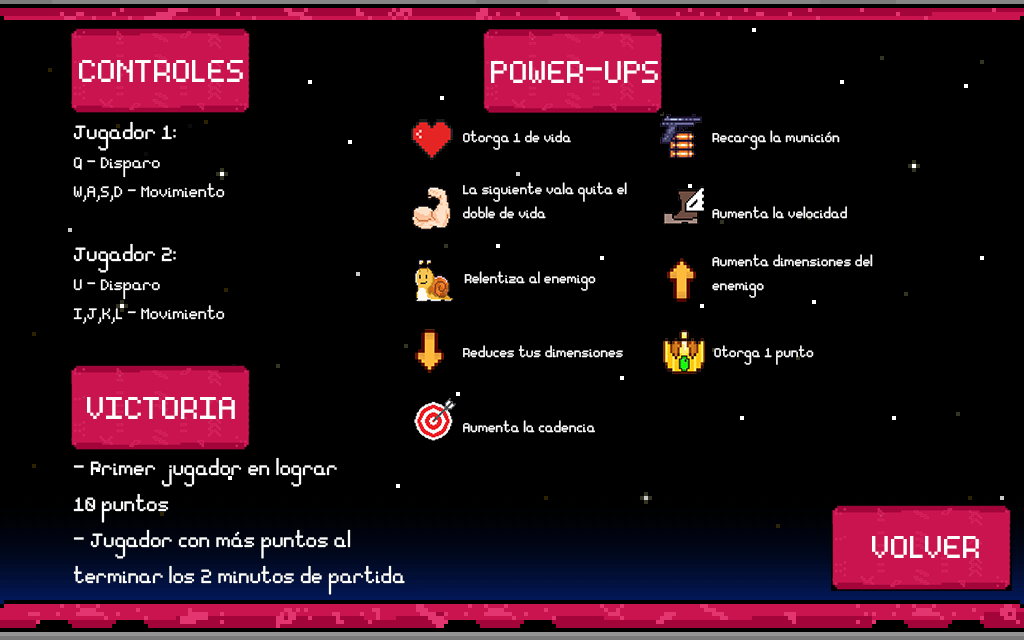
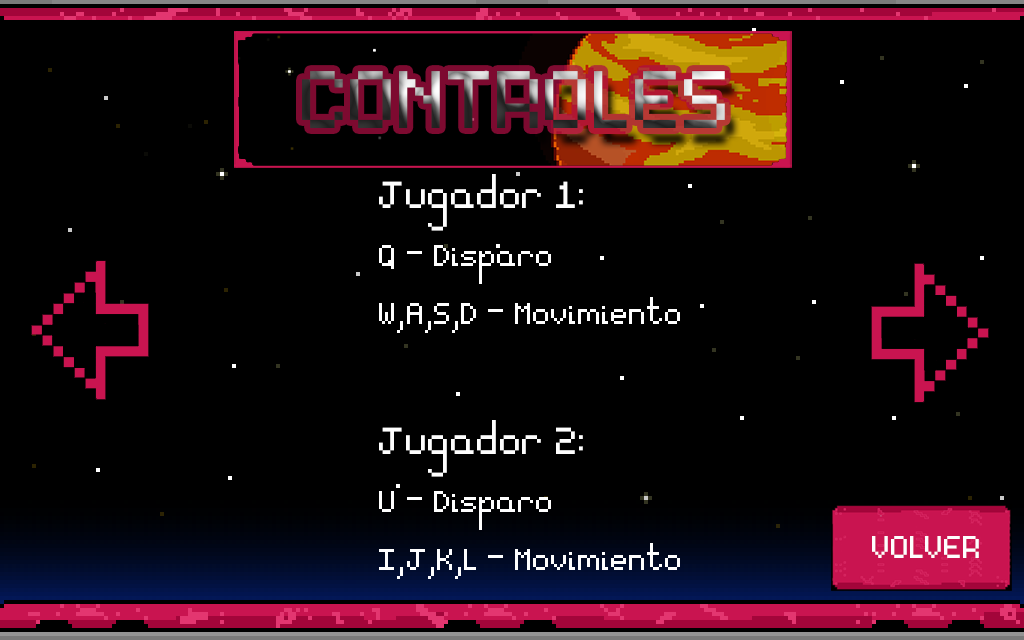
Layered file, before and after one edit (1024×640). Changes by layer:
added layer "Capa 4 copia" above "Capa 3 copia" over (684, 142, 989, 403)
added layer "Capa 4" above "Capa 3" over (31, 139, 336, 521)
added group "Cartel" with 7 layers above "Tuto 3" over (31, 28, 978, 381)
hid "VICTORIA", moved it into group "Cartel", painted on it over (87, 71, 704, 419)
moved "CONTROLES" into group "Cartel", painted on it over (79, 60, 725, 128)
added layer "fondo" in group "Cartel" over (142, 28, 822, 381)
added layer "Capa 1" in group "Cartel" over (238, 33, 787, 166)
added layer "Capa 2" in group "Cartel" over (63, 28, 957, 302)
added layer "Capa 1 copia 7" in group "Cartel" over (234, 31, 792, 168)
added group "Tuto 3" with 1 layers above "Tuto 2" over (379, 174, 680, 579)
moved "Jugador 1: Q - Disparo W,A,S,D - Movimiento Jugador 2: U - Dis" into group "Tuto 3", painted on it over (73, 121, 680, 579)
moved "La siguiente vala quita el doble de vida" into group "Tuto 2", painted on it over (379, 182, 627, 308)
moved "Aumenta dimensiones del enemigo" into group "Tuto 2", painted on it over (611, 254, 873, 374)
moved "Reduces tus dimensiones" into group "Tuto 2", painted on it over (281, 345, 623, 492)
moved "Aumenta la cadencia" into group "Tuto 2", painted on it over (281, 420, 595, 590)
moved "small" into group "Tuto 2", painted on it over (214, 329, 444, 511)
moved "slow" into group "Tuto 2", painted on it over (217, 259, 454, 417)
moved "point" into group "Tuto 2", painted on it over (546, 330, 705, 512)
moved "damage" into group "Tuto 2", painted on it over (213, 186, 451, 322)
moved "cadence" into group "Tuto 2", painted on it over (217, 398, 456, 595)
renamed "- Primer jugador en lograr 10 puntos - Jugador con más puntos a" to "Primer jugador en lograr 10 puntos Jugador con más puntos al", moved it into group "Tuto 1", painted on it over (73, 174, 761, 595)
…and 15 more changes (2 added, 10 painted, 2 removed, 11 stack, 2 visibility)
